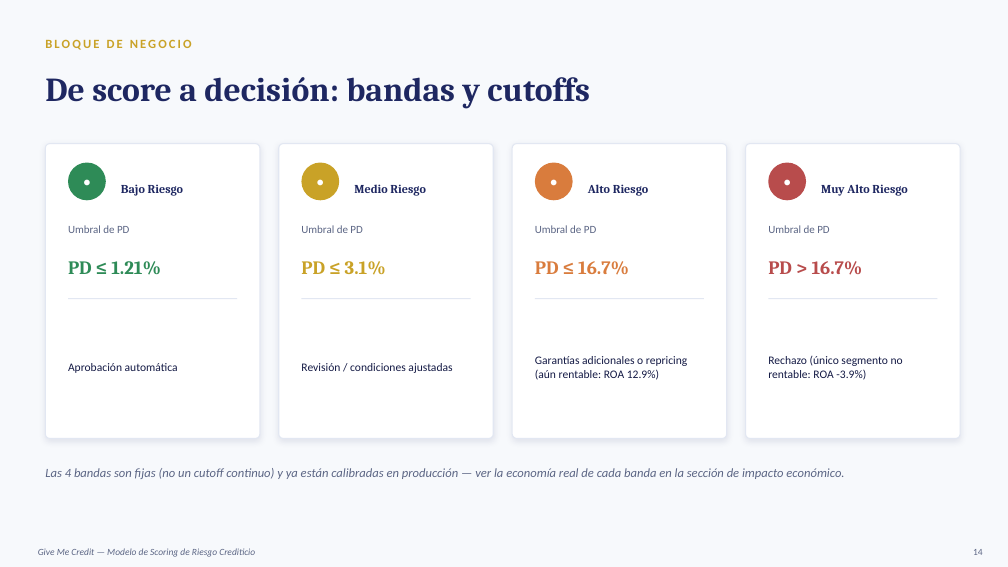
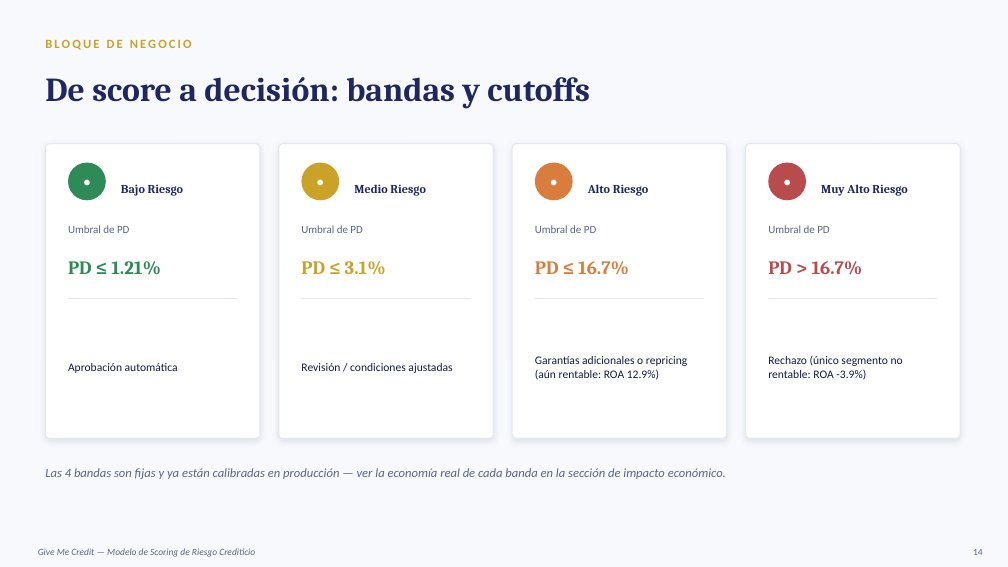
Before and after one commit to davidrodriguez2712/proyecto-riesgo-credito, a slide deck: slide 14 of presentacion/Resumen_Presentacion.pptx. Drawn at 1008x567 pixels with LibreOffice and Linux fonts; fonts in the diff are those of the drawing. Boxes give left, top, right and bottom in pixels: in the first picture for what was removed or moved away, otherwise in the second. Text is boxed around its words. In the diff, an @@ line names an element or a change of style, - is before the commit and + after.

```diff
--- a/presentacion/Resumen_Presentacion.pptx
+++ b/presentacion/Resumen_Presentacion.pptx
@@ text at (x1=45, y1=468, x2=726, y2=479): text changed @@
-Las 4 bandas son fijas (no un cutoff continuo) y ya están calibradas en producción — ver la economía real de cada banda en la sección de impacto económico.
+Las 4 bandas son fijas y ya están calibradas en producción — ver la economía real de cada banda en la sección de impacto económico.
```
Also in this commit, not shown: 8 other slides changed, 1 slide removed, 9 other files.
